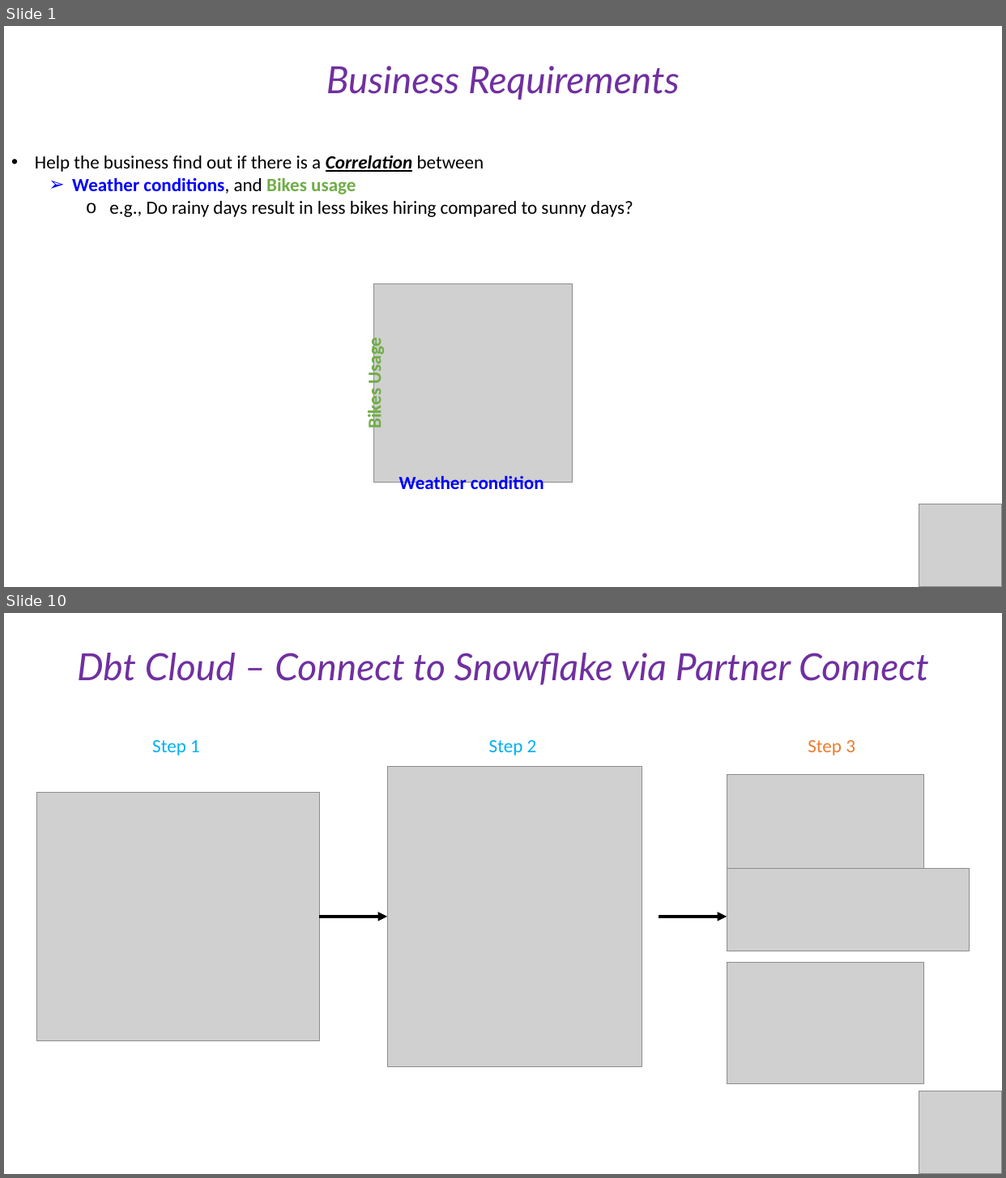
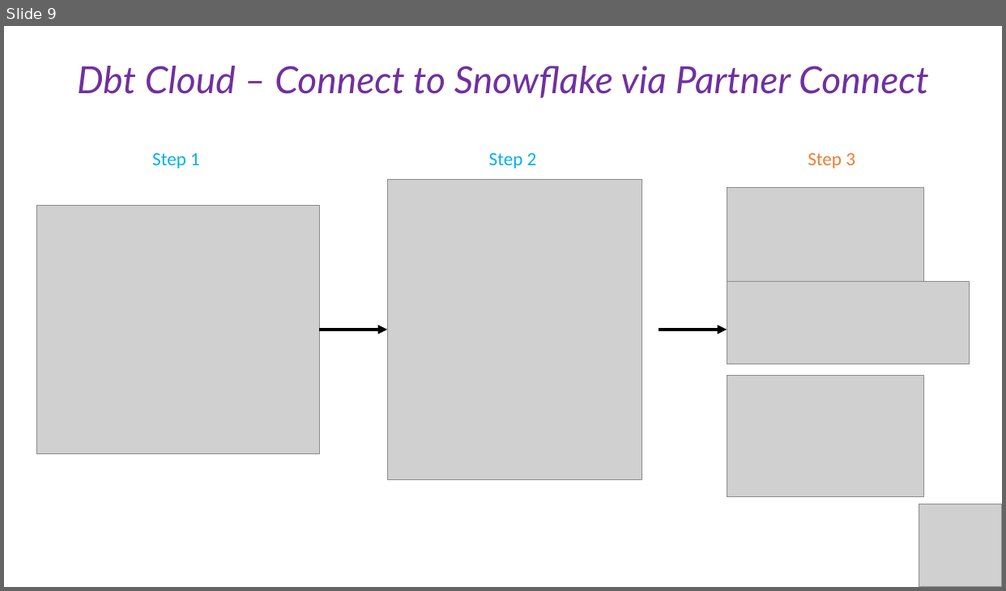
Before and after one commit to cesaramehri/Firn_CaseStudyTest, a slide deck: Presentation/Case Study - Presentation.pptx. Shown one above the other, each under a label of ours: slides 1 and 10 before the commit, slide 9 after it; the slides between them are not shown. The pictures are 1006x1178 and 1006x591 pixels, drawn with LibreOffice and Linux fonts; fonts in the diff are those of the drawing; grey boxes stand for pictures. Boxes give left, top, right and bottom in pixels: in the first picture for what was removed or moved away, otherwise in the second. Text is boxed around its words. In the diff, an @@ line names an element or a change of style, - is before the commit and + after.

```diff
--- a/Presentation/Case Study - Presentation.pptx
+++ b/Presentation/Case Study - Presentation.pptx
@@ slide 1 removed at <box>4,26,1002,587</box>, background #FFFFFF @@
@@ text removed at <box>326,66,680,100</box> @@
-Business Requirements
@@ text removed at <box>35,155,633,217</box> @@
-• Help the business find out if there is a Correlation between
-  ➢ Weather conditions, and Bikes usage
-    o e.g., Do rainy days result in less bikes hiring compared to sunny days?
@@ picture removed at <box>374,284,572,483</box> @@
@@ text removed at <box>363,341,386,429</box> @@
-Bikes Usage
@@ text removed at <box>399,474,544,495</box> @@
-Weather condition
@@ picture removed at <box>919,506,1002,587</box> @@
@@ what was slide 10 is now slide 9 @@
```
Also in this commit, not shown: 10 slides changed, 12 slides added, 4 other slides removed, 1 other file.
